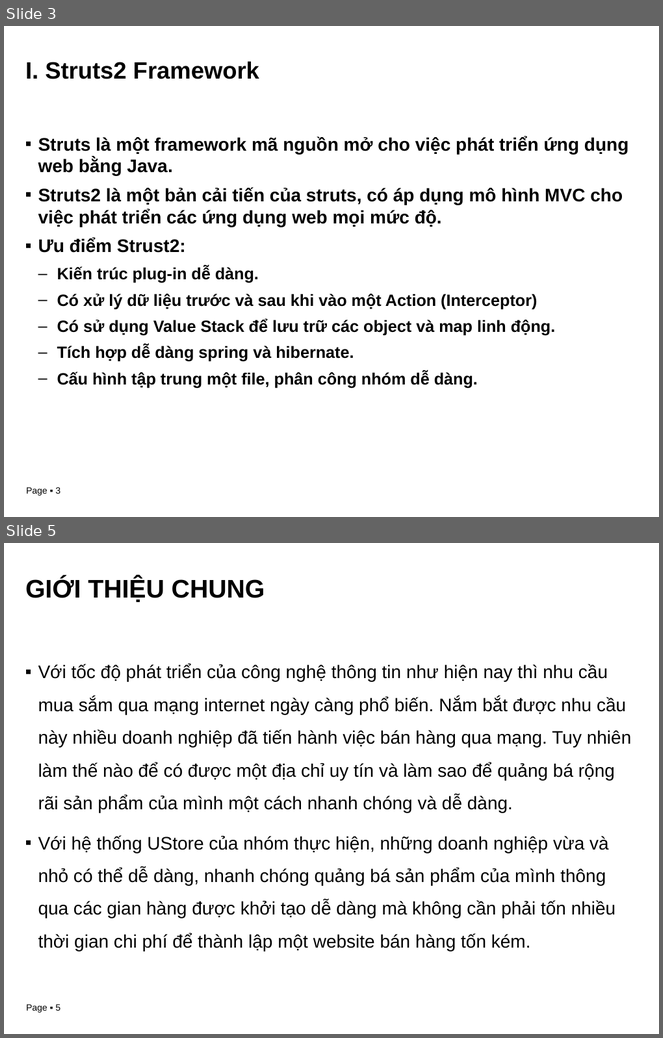
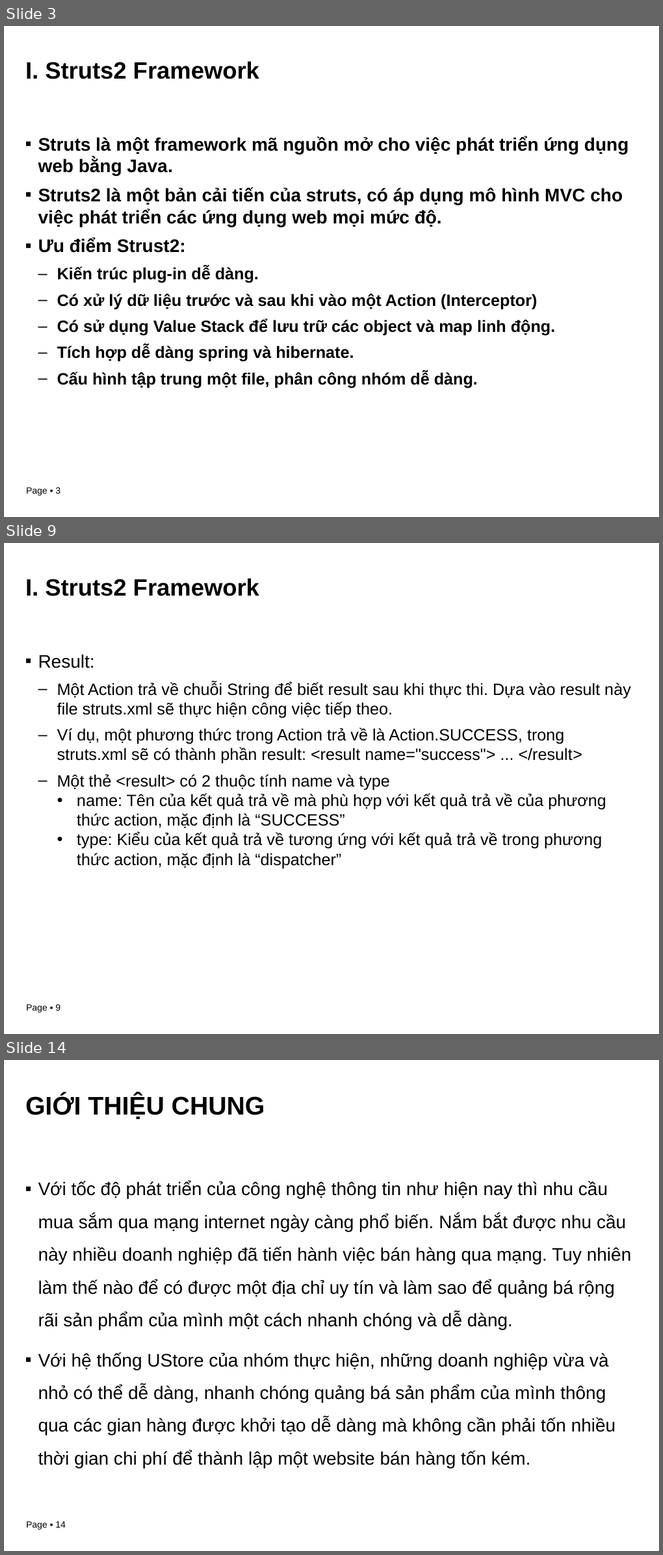
Before and after one commit to btheanh174/kl07-nha03, a slide deck: Reports/28-03-2011-Slide.pptx. Shown one above the other, each under a label of ours: slides 3 and 5 before the commit, slides 3, 9 and 14 after it; the slides between them are not shown. The pictures are 663x1038 and 663x1555 pixels, drawn with LibreOffice and Linux fonts; fonts in the diff are those of the drawing; background and template pictures are left out. Boxes give left, top, right and bottom in pixels: in the first picture for what was removed or moved away, otherwise in the second. Text is boxed around its words. In the diff, an @@ line names an element or a change of style, - is before the commit and + after.

```diff
--- a/Reports/28-03-2011-Slide.pptx
+++ b/Reports/28-03-2011-Slide.pptx
@@ slide 9 added at [4, 543, 659, 1034], background picture (left out); not listed: 1 template element that a slide beside it also shows @@
@@ title added at [25, 578, 259, 596], 26 pt, text #000000, bold @@
+I. Struts2 Framework
@@ text added at [38, 654, 631, 869], 18 pt, text #000000 @@
+▪ Result:
+  – Một Action trả về chuỗi String để biết result sau khi thực thi. Dựa vào result này file struts.xml sẽ thực hiện công việc tiếp theo.
+  – Ví dụ, một phương thức trong Action trả về là Action.SUCCESS, trong struts.xml sẽ có thành phần result: <result name="success"> ... </result>
+  – Một thẻ <result> có 2 thuộc tính name và type
+    • name: Tên của kết quả trả về mà phù hợp với kết quả trả về của phương thức action, mặc định là “SUCCESS”
+    • type: Kiểu của kết quả trả về tương ứng với kết quả trả về trong phương thức action, mặc định là “dispatcher”
@@ what was slide 5 is now slide 14 @@
@@ page number at [26, 1522, 66, 1530]: text changed @@
-Page ▪ 5
+Page ▪ 14
```
Also in this commit, not shown: 3 slides changed, 8 other slides added.
